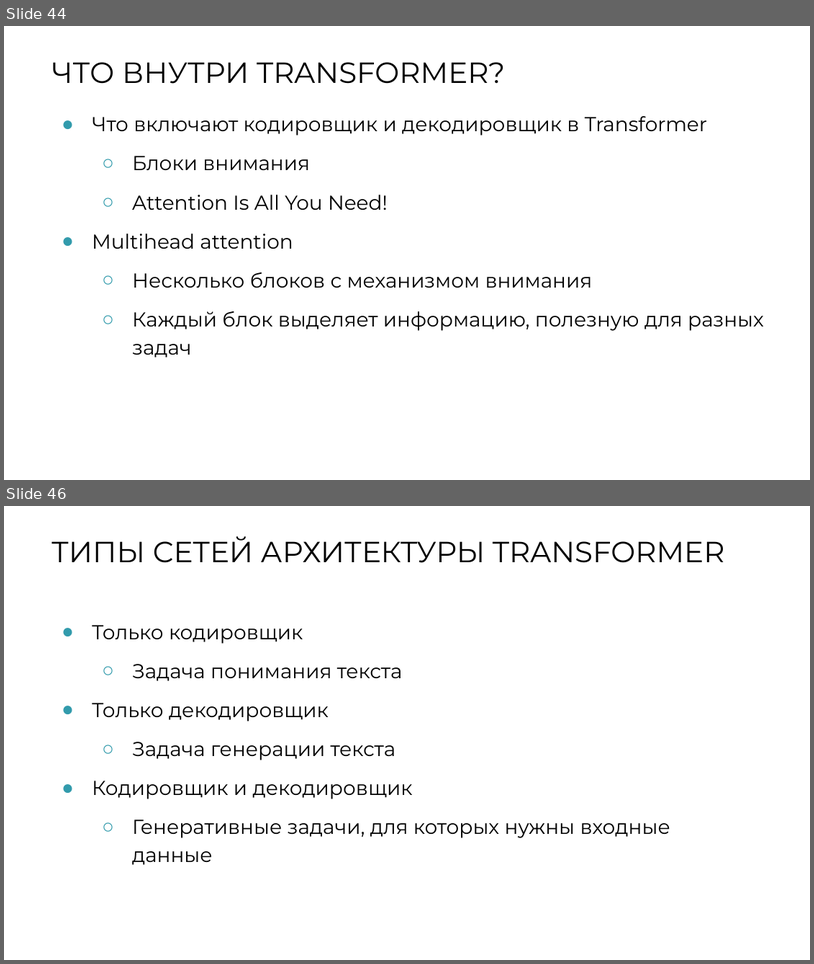
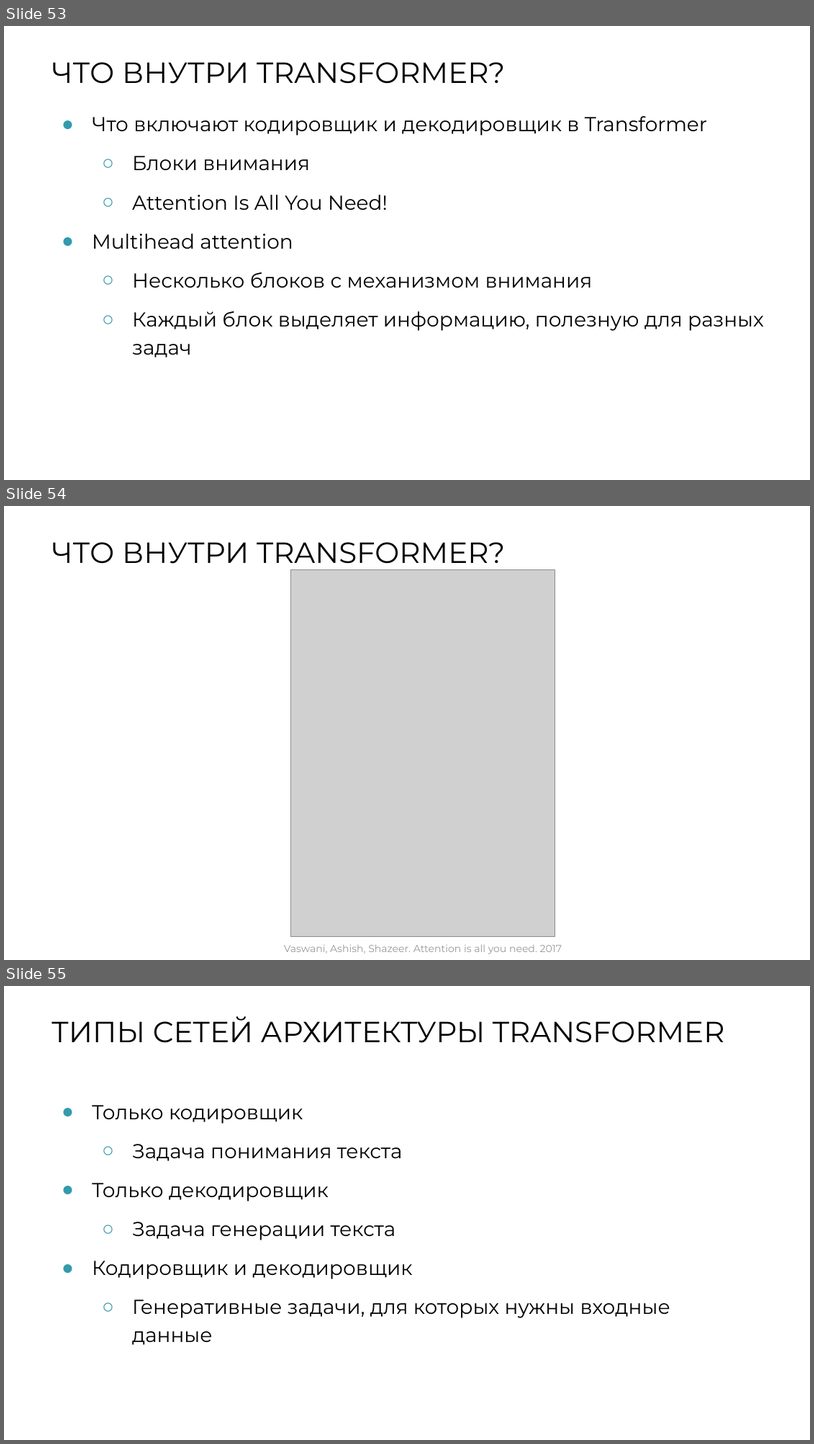
Before and after one commit to MVRonkin/BasicDataAnalysisCourse, a slide deck: Lec/06_LLM.pptx. Shown one above the other, each under a label of ours: slides 44 and 46 before the commit, slides 53, 54 and 55 after it; the slides between them are not shown. The pictures are 814x964 and 814x1444 pixels, drawn with LibreOffice and Linux fonts; fonts in the diff are those of the drawing; grey boxes stand for pictures. Boxes give left, top, right and bottom in pixels: in the first picture for what was removed or moved away, otherwise in the second. Text is boxed around its words. In the diff, an @@ line names an element or a change of style, - is before the commit and + after.

```diff
--- a/Lec/06_LLM.pptx
+++ b/Lec/06_LLM.pptx
@@ slide 54 added at (4,506,810,960), background #FFFFFF @@
@@ text added at (52,542,505,571), 26 pt, text #000000 @@
+ЧТО ВНУТРИ TRANSFORMER?
@@ picture added at (291,569,555,937) @@
@@ text added at (284,944,563,954), 9 pt, text #999999 @@
+Vaswani, Ashish, Shazeer. Attention is all you need. 2017
@@ what was slide 44 is now slide 53 @@
@@ what was slide 46 is now slide 55 @@
```
Also in this commit, not shown: 8 other slides added, 3 other files.
